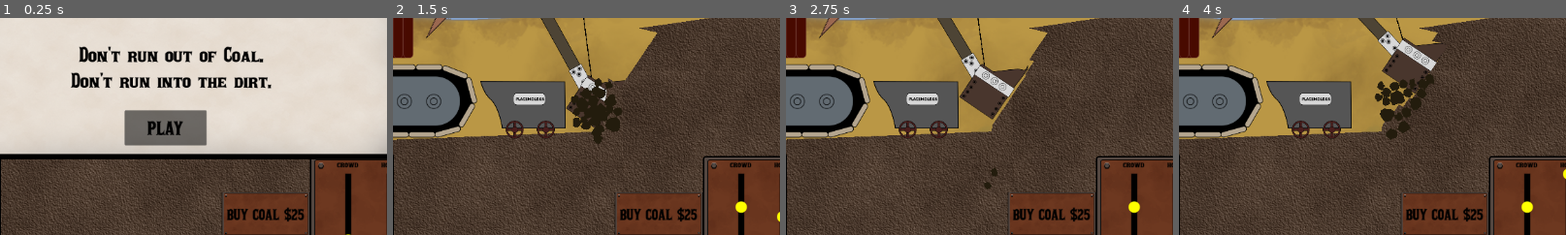
Above: before the commit, frames 1-4 (left to right).
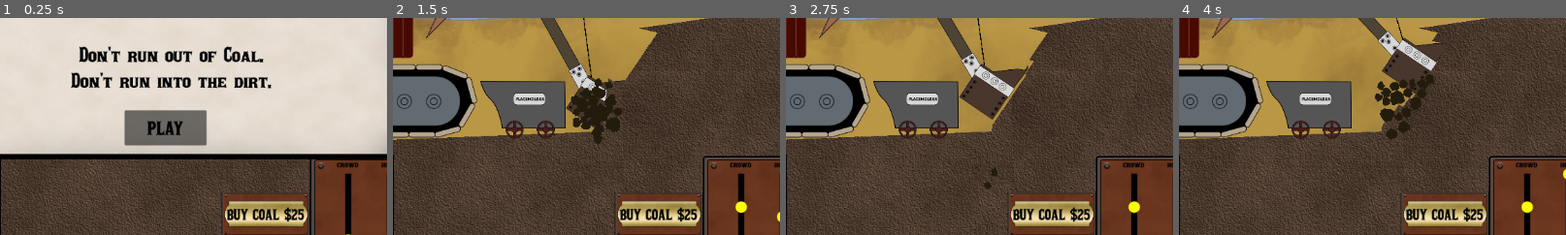
Above: after the commit, the same moments.

Repository: Lobbsterwaffles/Steam-Shov
Game: Godot game, scene res://jonly.tscn
Two runs of this game, one before a commit and one after it. Both use one fixed random seed, a clock stepped at 60 frames per second and the inputs below.
Inputs:
- Up to frame 1 (0.25 s): no input
- Up to frame 2 (1.5 s): click "PLAY" at 0.5 s; hold Q (hoist_up) from 1.28 s (still down); hold B (bucket_release) from 1.28 s (still down)
- Up to frame 3 (2.75 s): release Q (hoist_up) at 2.03 s; release B (bucket_release) at 2.03 s; hold Shift (crowd_brake) from 2.03 s (still down); tap O (crowd_in) at 2.1 s
- Up to frame 4 (4 s): release Shift (crowd_brake) at 2.78 s; hold P (crowd_out) 2.78-3.53 s; hold Q (hoist_up) from 2.78 s (still down); tap B (bucket_release) at 3.6 s
The pictures show only the part of the screen within x 30-80%, y 42-92%; the shares and areas given below are measured in that part.

The runs differ from the first frame. In frame 1, 2.1% of the frame differs, in the area x 57-80%, y 84-97%; in frame 2, 2.1%; in frame 3, 2.1%; in frame 4, 2.1%.

Commit message:
coal button better

Diff:
--- a/jonly.tscn
+++ b/jonly.tscn
@@ -583,11 +583,24 @@
 
 [node name="buy_coal" type="TextureRect" parent="HUD" unique_id=1168356268]
 layout_mode = 0
-offset_left = -159.82907
-offset_top = 64.957275
-offset_right = -0.17105103
-offset_bottom = 145.2991
+anchor_left = -0.38408434
+anchor_top = 0.31020418
+anchor_right = -0.00041105176
+anchor_bottom = 0.69387746
 texture = ExtResource("22_wcugm")
+expand_mode = 1
+metadata/_edit_use_anchors_ = true
+
+[node name="TextureRect" type="TextureRect" parent="HUD/buy_coal" unique_id=1251300477]
+layout_mode = 1
+anchors_preset = -1
+anchor_right = 1.003
+anchor_bottom = 0.97900003
+offset_left = 5.1282043
+offset_top = 16.239319
+offset_right = -4.581421
+offset_bottom = -14.552109
+texture = ExtResource("24_rvxmr")
 expand_mode = 1
 
 [node name="buy_coal_button" type="Button" parent="HUD/buy_coal" unique_id=571206065]
@@ -598,6 +611,8 @@
 offset_bottom = 71.11114
 focus_mode = 0
 theme = ExtResource("32_7xl4i")
+theme_override_colors/font_pressed_color = Color(0.5297092, 0.23457578, 0.05616188, 1)
+theme_override_colors/font_hover_color = Color(0.37900934, 0.10874399, 0, 1)
 theme_override_font_sizes/font_size = 25
 theme_override_styles/hover = SubResource("StyleBoxFlat_rngr4")
 text = "BUY COAL $25"
